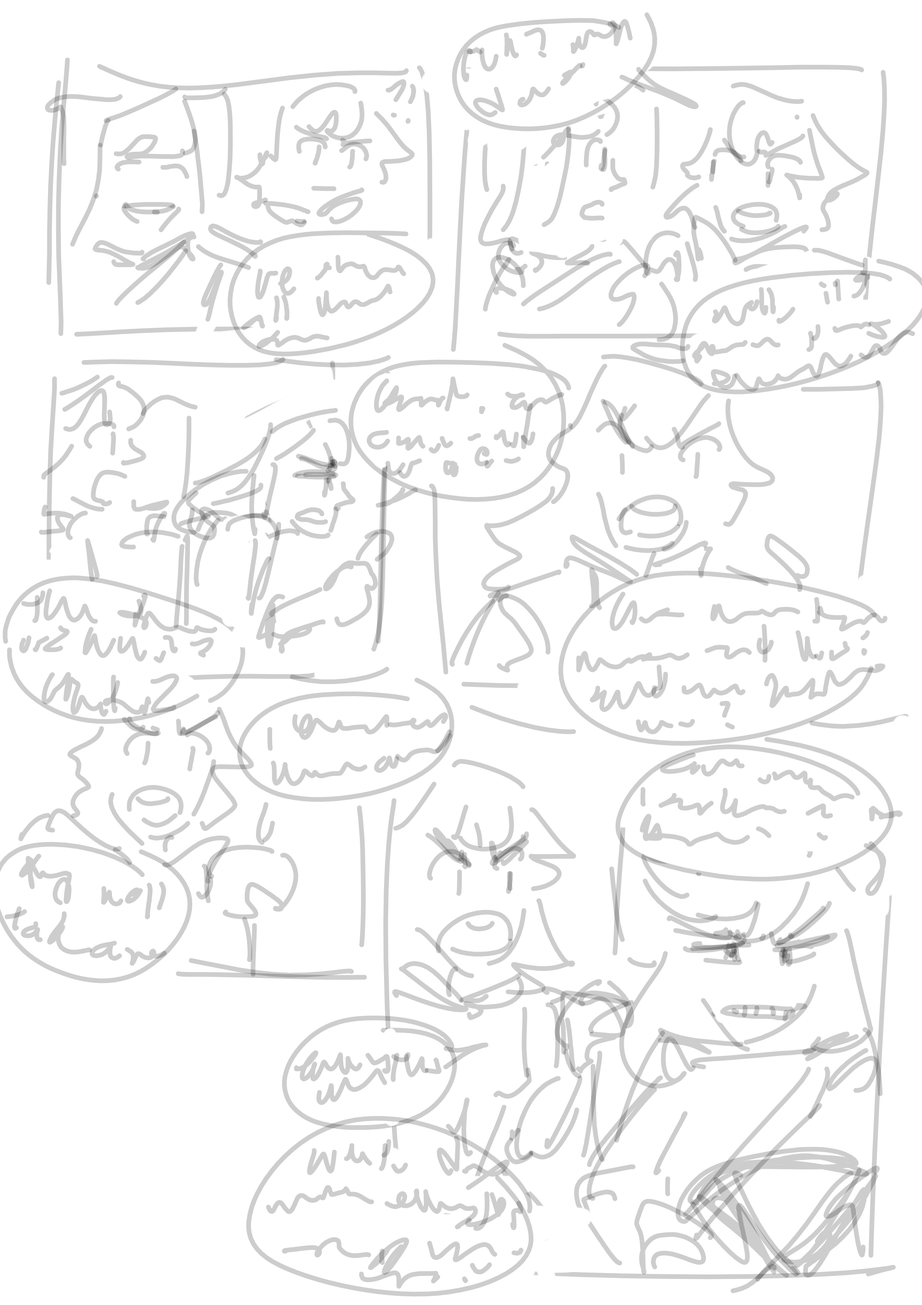
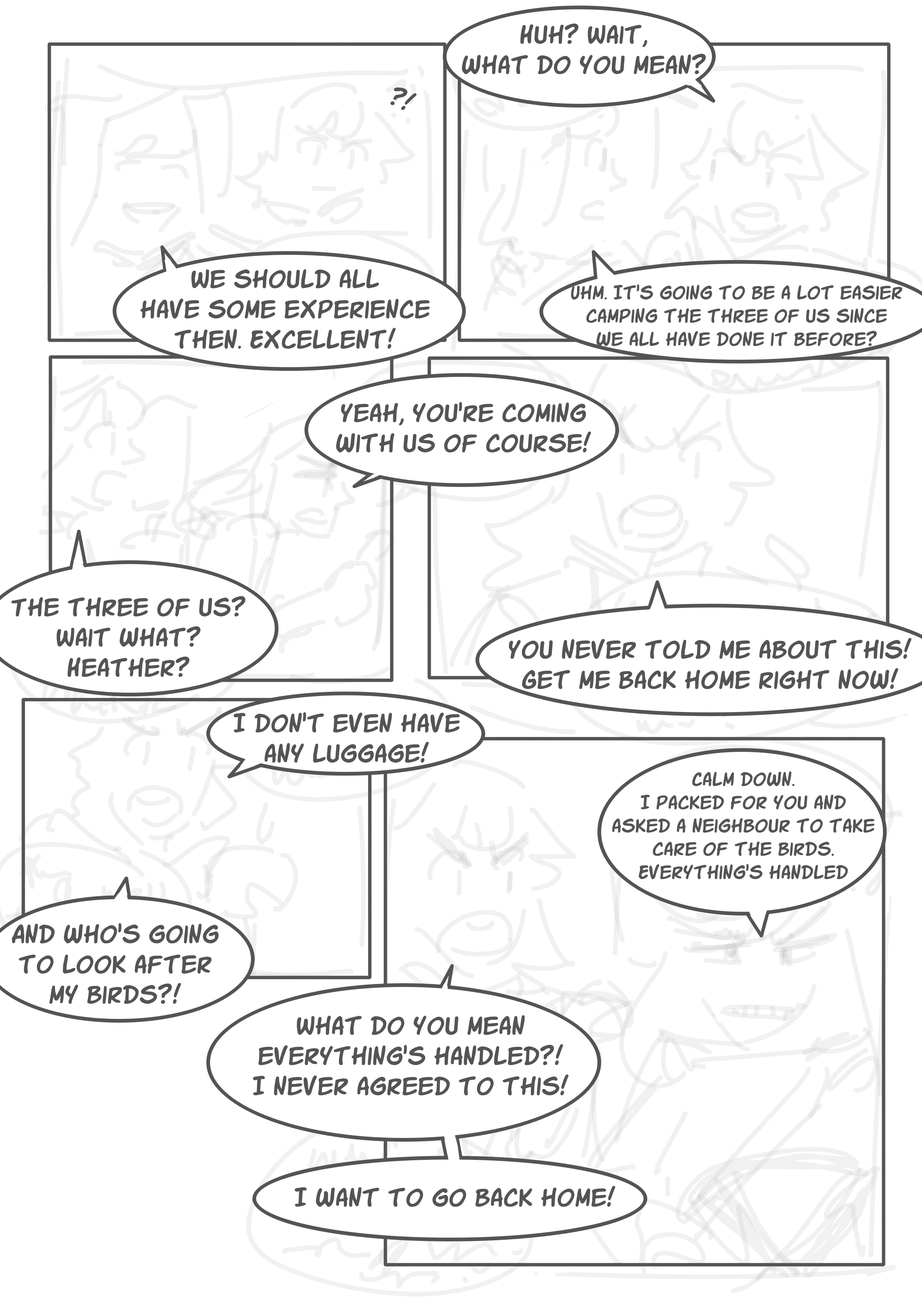
Layer changes from the first w=922, h=1305 image to the second:
added layer "Paint Layer 4" above "Vector Layer 2" over <box>47,71,786,1214</box>
added layer "Paint Layer 1" above "Background" over <box>0,23,905,1286</box>
"Background": opacity 100% → 27%, painted on it over <box>0,5,922,1297</box>
